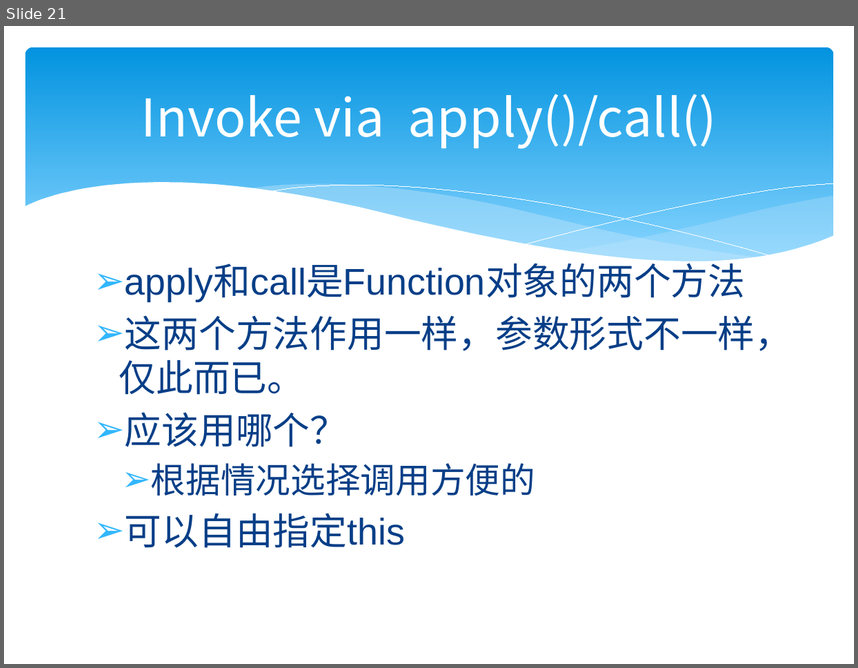
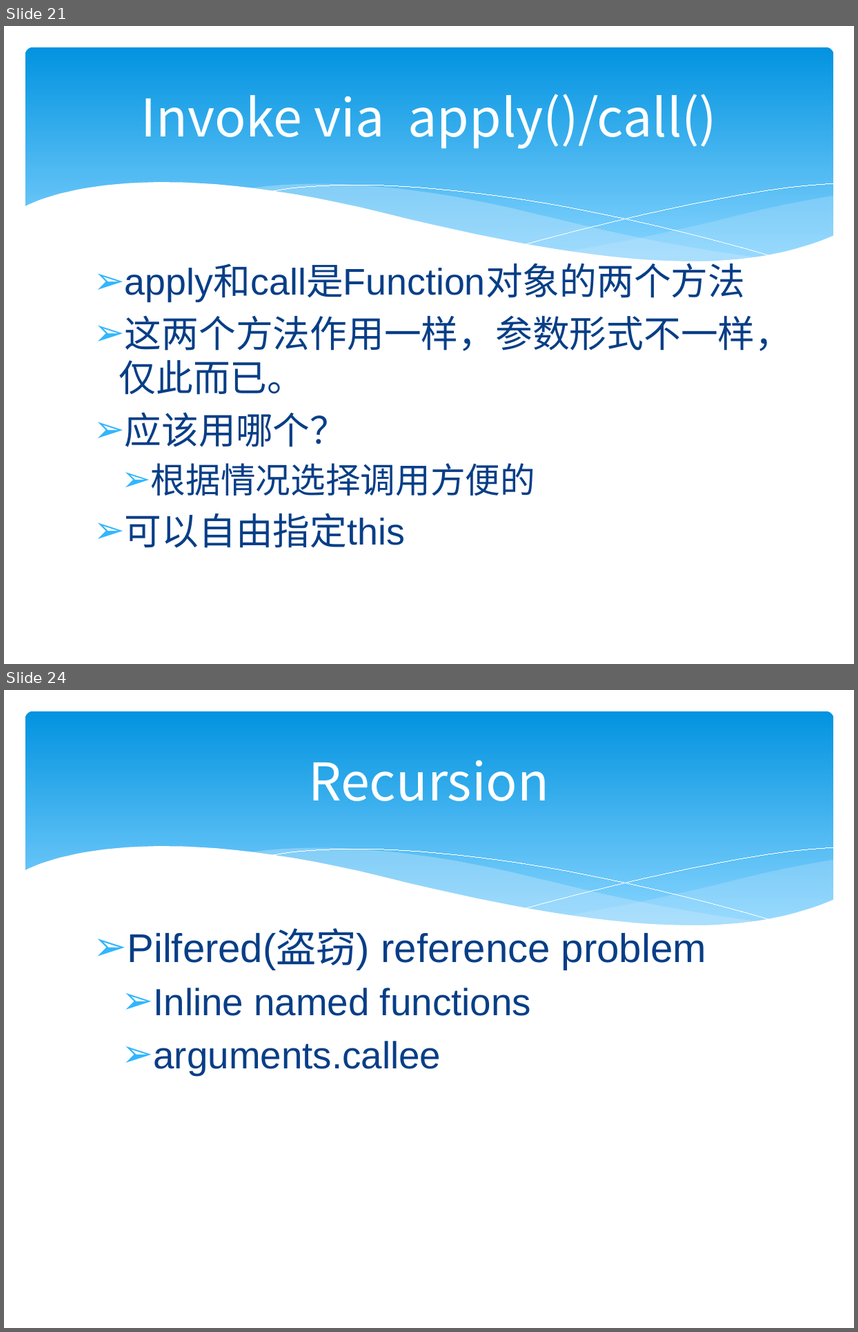
Before and after one commit to zjumty/jsfunc_training, a slide deck: JavaScriptFunctionObject.pptx. Shown one above the other, each under a label of ours: slide 21 before the commit, slides 21 and 24 after it; the slides between them are not shown. The pictures are 858x668 and 858x1332 pixels, drawn with LibreOffice and Linux fonts; fonts in the diff are those of the drawing. Boxes give left, top, right and bottom in pixels: in the first picture for what was removed or moved away, otherwise in the second. Text is boxed around its words. In the diff, an @@ line names an element or a change of style, - is before the commit and + after.

```diff
--- a/JavaScriptFunctionObject.pptx
+++ b/JavaScriptFunctionObject.pptx
@@ slide 24 added at bbox=[4, 690, 854, 1328], background #FFFFFF; not listed: 6 template elements that a slide beside it also shows @@
@@ title added at bbox=[308, 760, 549, 801], 44 pt, text #FFFFFF @@
+Recursion
@@ text added at bbox=[127, 930, 706, 1075], 32 pt, text #073E87 @@
+➢ Pilfered(盗窃) reference problem
+  ➢ Inline named functions
+  ➢ arguments.callee
```
Also in this commit, not shown: 4 other slides added, 6 other files.
